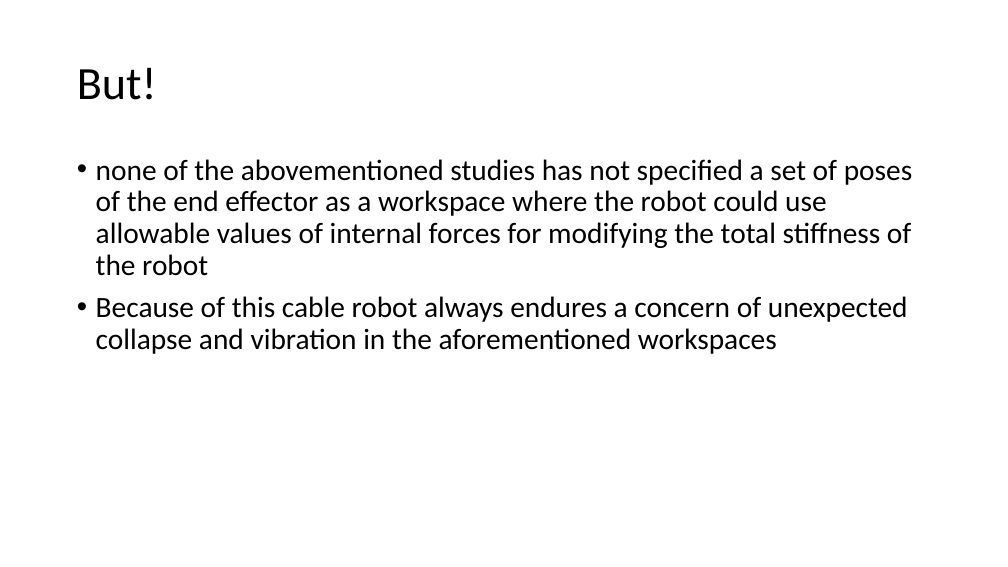
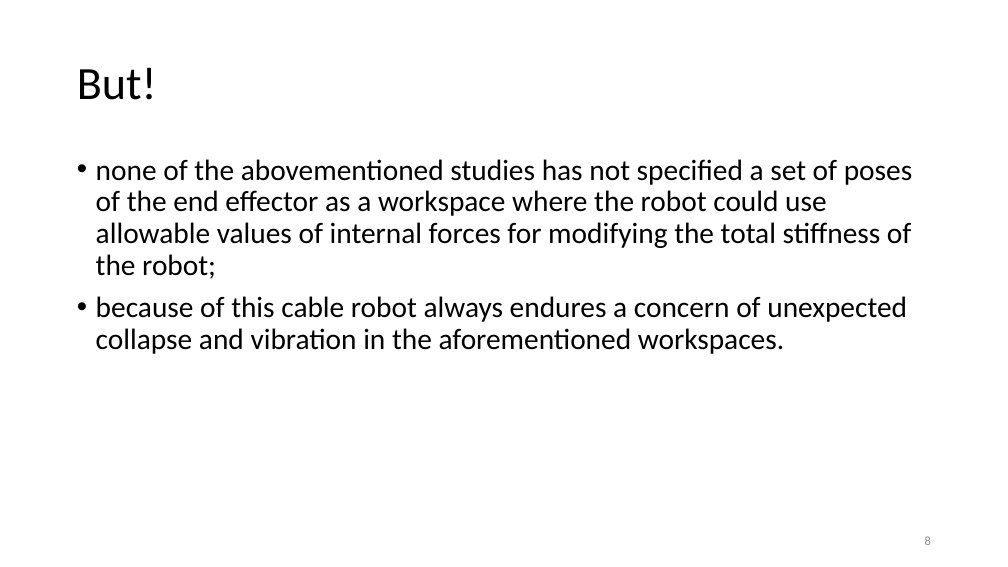
Before and after one commit to UralmashFox/VJM_MSA, a slide deck: slide 8 of paper.pptx. Drawn at 1008x567 pixels with LibreOffice and Linux fonts; fonts in the diff are those of the drawing. Boxes give left, top, right and bottom in pixels: in the first picture for what was removed or moved away, otherwise in the second. Text is boxed around its words. In the diff, an @@ line names an element or a change of style, - is before the commit and + after.

```diff
--- a/paper.pptx
+++ b/paper.pptx
@@ text at (96, 159, 912, 354): text changed @@
-• none of the abovementioned studies has not specified a set of poses of the end effector as a workspace where the robot could use allowable values of internal forces for modifying the total stiffness of the robot
-• Because of this cable robot always endures a concern of unexpected collapse and vibration in the aforementioned workspaces
+• none of the abovementioned studies has not specified a set of poses of the end effector as a workspace where the robot could use allowable values of internal forces for modifying the total stiffness of the robot;
+• because of this cable robot always endures a concern of unexpected collapse and vibration in the aforementioned workspaces.
@@ page number added at (925, 536, 931, 545), 12 pt, text #8C8C8C @@
+8
```
Also in this commit, not shown: 19 other slides changed, 1 slide added, 1 slide removed, 1 other file.
